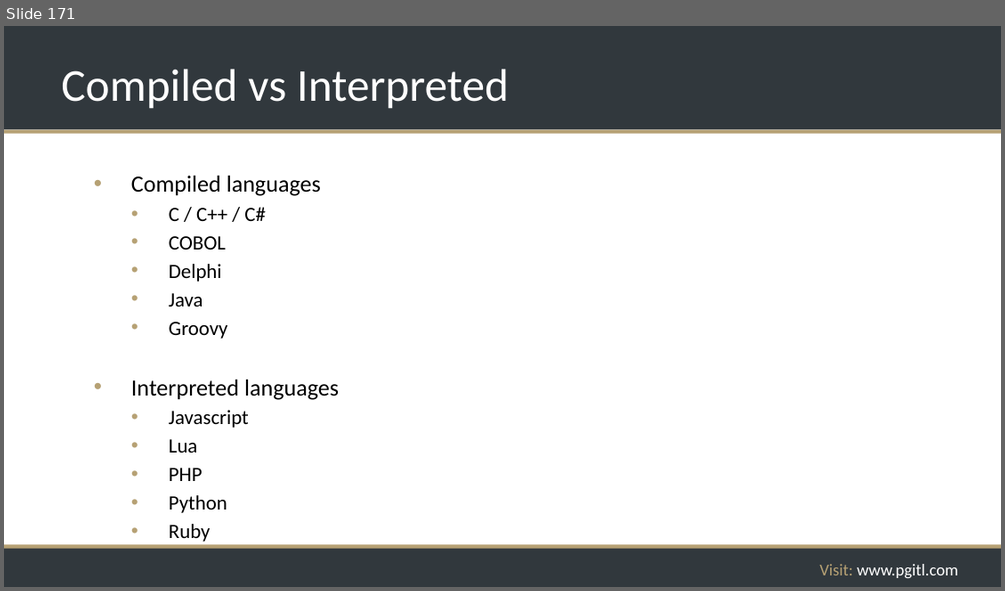
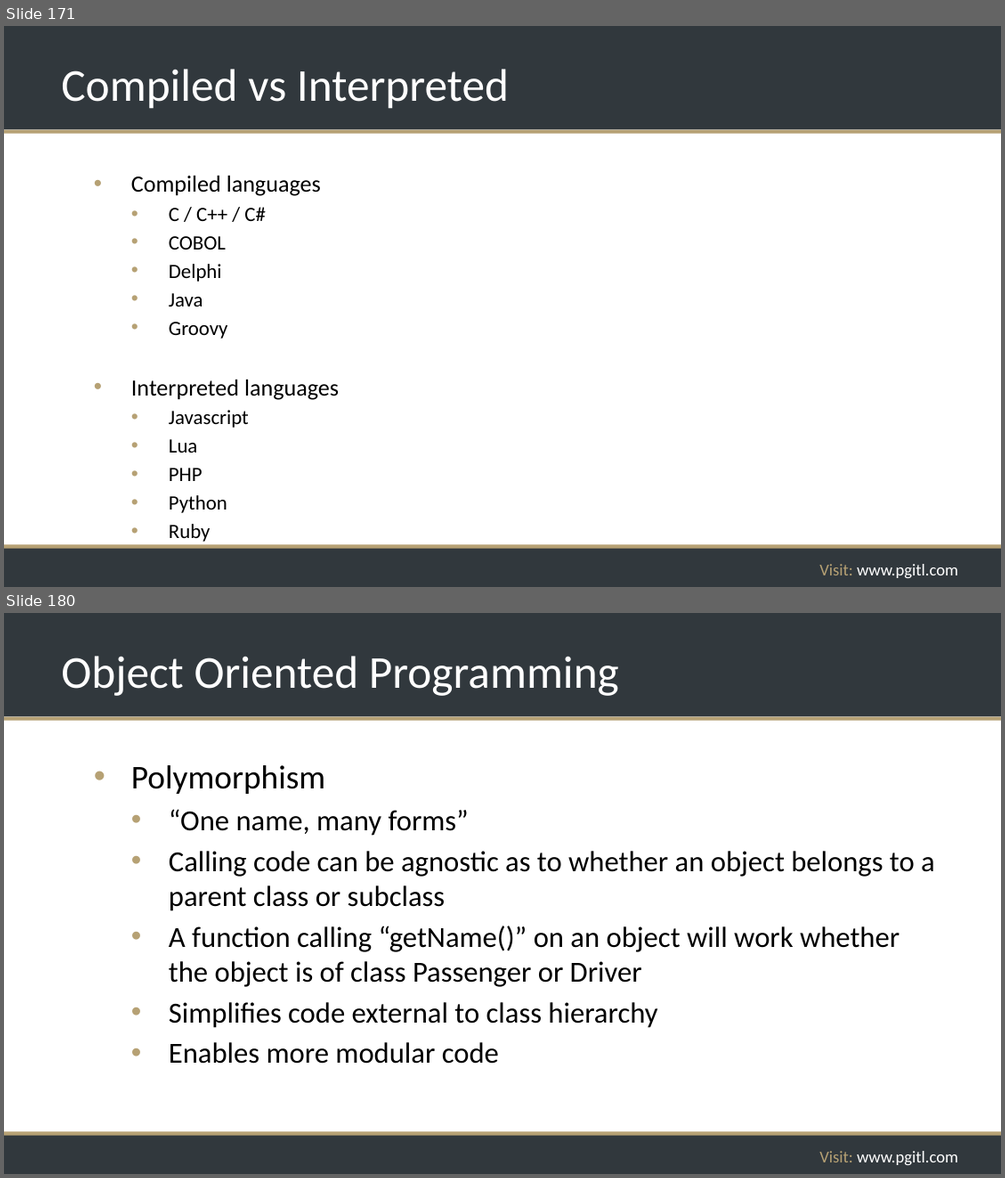
Before and after one commit to rikkouri/project-a, a slide deck: Programming Foundations.pptx. Shown one above the other, each under a label of ours: slide 171 before the commit, slides 171 and 180 after it; the slides between them are not shown. The pictures are 1005x591 and 1005x1178 pixels, drawn with LibreOffice and Linux fonts; fonts in the diff are those of the drawing; background and template pictures are left out. Boxes give left, top, right and bottom in pixels: in the first picture for what was removed or moved away, otherwise in the second. Text is boxed around its words. In the diff, an @@ line names an element or a change of style, - is before the commit and + after.

```diff
--- a/Programming Foundations.pptx
+++ b/Programming Foundations.pptx
@@ slide 180 added at (4,613,1001,1174), background #FFFFFF; not listed: 5 template elements that a slide beside it also shows @@
@@ title added at (61,656,619,696), 44 pt, text #FFFFFF @@
+Object Oriented Programming
@@ text added at (131,765,935,1063), 28 pt, text #000000 @@
+• Polymorphism
+  • “One name, many forms”
+  • Calling code can be agnostic as to whether an object belongs to a parent class or subclass
+  • A function calling “getName()” on an object will work whether the object is of class Passenger or Driver
+  • Simplifies code external to class hierarchy
+  • Enables more modular code
```
Also in this commit, not shown: 2 slides changed, 8 other slides added.
